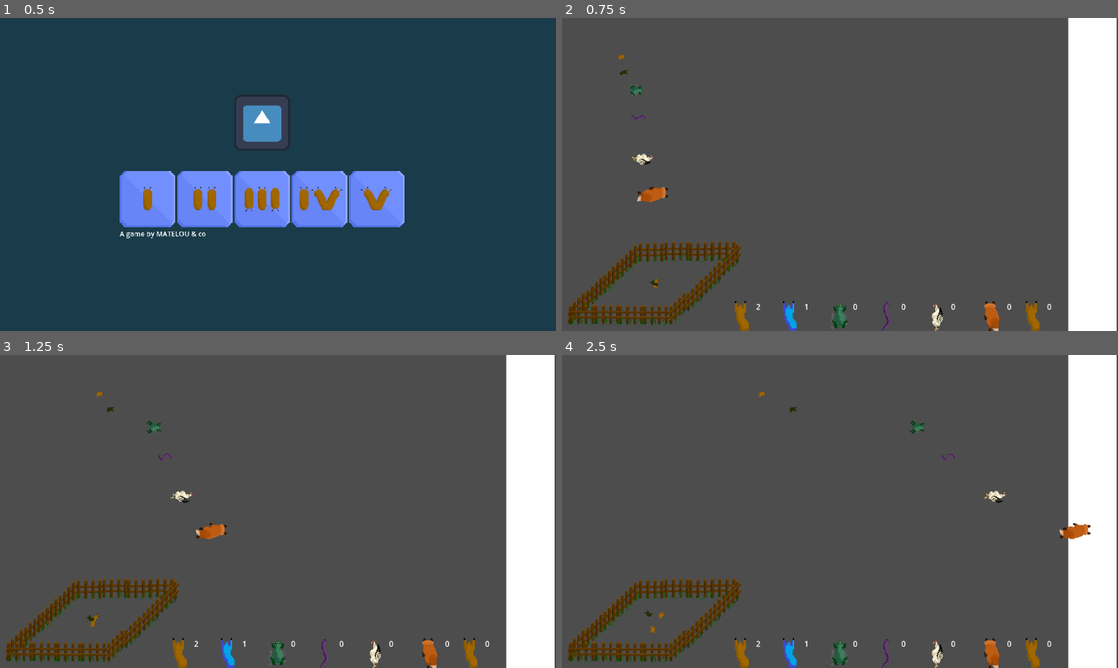
Above: before the commit, frames 1-4 (two rows, left to right).
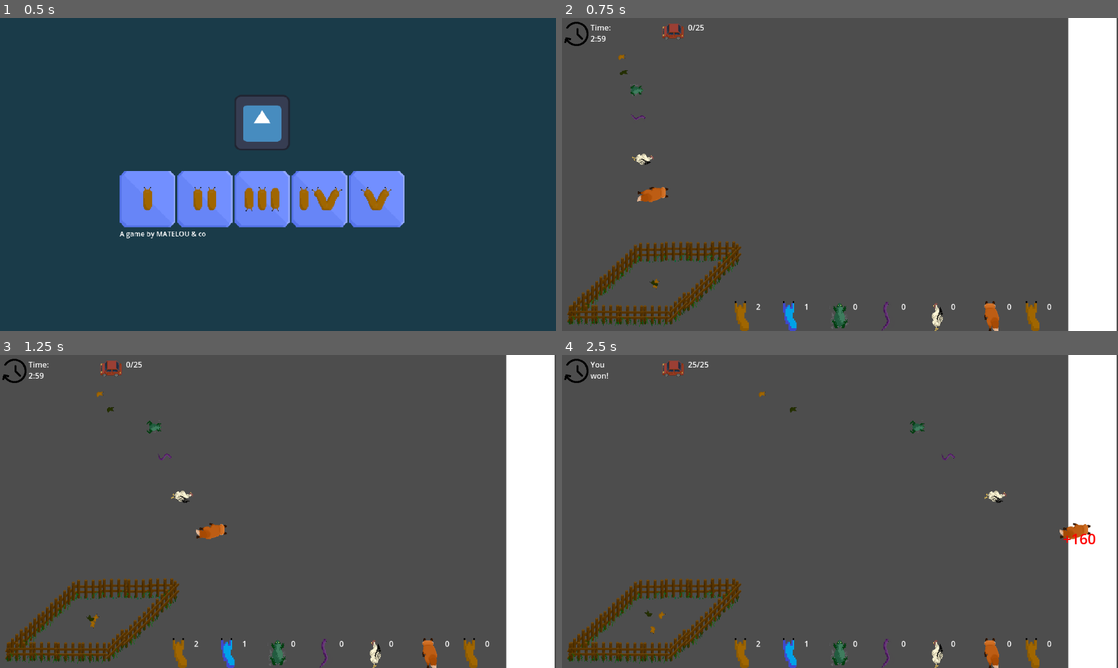
Above: after the commit, the same moments.

Repository: Skyepulse/LudumDare56
Game: Godot game, scene res://Level Scenes/control.tscn
The game is run twice, just before and just after one commit, with the same random seed, the same clock (stepped at 60 frames per second) and the same inputs. The engine's default icon, where the game draws it, is replaced by a stand-in: a white triangle on a blue panel in a dark square.
Inputs (mouse positions are in pixels of both pictures, inside the frame that each line leads up to):
- Up to frame 1 (0.5 s): no input
- Up to frame 2 (0.75 s): click (712, 199) at 0.5 s
- Up to frame 3 (1.25 s): no input
- Up to frame 4 (2.5 s): move the mouse to (662, 395) at 1.27 s; click (662, 395) at 1.42 s; move the mouse to (662, 617) at 2.02 s; click (662, 617) at 2.17 s

Frame 1 is identical in both runs. In frame 2, 0.3% of the frame differs, in the area x 0-26%, y 1-9%; in frame 3, 0.3%; in frame 4, 0.4%, in the area x 0-96%, y 1-61%.

Commit message:
Added info UI

Diff:
--- a/Level Scenes/Level1.tscn
+++ b/Level Scenes/Level1.tscn
@@ -9,8 +9,12 @@
 [ext_resource type="PackedScene" uid="uid://b0llnbyisa1qf" path="res://Level Scenes/fox.tscn" id="7_qh2pp"]
 [ext_resource type="PackedScene" uid="uid://2r5lcd8ragky" path="res://Level Scenes/better_slug.tscn" id="9_73wku"]
 [ext_resource type="PackedScene" uid="uid://ca16fr3xs2hdg" path="res://PrefabScenes/stack_control_ui.tscn" id="9_oglhl"]
+[ext_resource type="PackedScene" uid="uid://c61p5l12878sx" path="res://PrefabScenes/level_info_ui.tscn" id="10_mbc1y"]
 
-[node name="Level2" type="Node2D"]
+[node name="Level" type="Node2D"]
+
+[node name="Camera2D" type="Camera2D" parent="."]
+position = Vector2(579, 325)
 
 [node name="Slug" parent="." instance=ExtResource("1_qi1dv")]
 position = Vector2(98, 83)
@@ -32,13 +36,6 @@
 position = Vector2(108, 362)
 state = 2
 
-[node name="Camera2D" type="Camera2D" parent="."]
-position = Vector2(579, 325)
-
-[node name="CanvasLayer" type="CanvasLayer" parent="."]
-
-[node name="stack_control_ui" parent="CanvasLayer" instance=ExtResource("9_oglhl")]
-
 [node name="betterSlug" parent="." instance=ExtResource("9_73wku")]
 position = Vector2(98, 115)
 state = 2
@@ -50,3 +47,9 @@
 [node name="chicken" parent="." instance=ExtResource("6_uv3y2")]
 position = Vector2(103, 294)
 state = 2
+
+[node name="CanvasLayer" type="CanvasLayer" parent="."]
+
+[node name="stack_control_ui" parent="CanvasLayer" instance=ExtResource("9_oglhl")]
+
+[node name="level_info_ui" parent="CanvasLayer" instance=ExtResource("10_mbc1y")]
--- /dev/null
+++ b/PrefabScenes/level_info_ui.tscn
@@ -0,0 +1,77 @@
+[gd_scene load_steps=4 format=3 uid="uid://c61p5l12878sx"]
+
+[ext_resource type="Texture2D" uid="uid://o8u0imqa1b3k" path="res://Sprites/clock.svg" id="1_6g13l"]
+[ext_resource type="Script" path="res://Scripts/level_info_ui.gd" id="1_qlppt"]
+[ext_resource type="Texture2D" uid="uid://cvqvooamd33yw" path="res://Sprites/carred1.png" id="2_wrat0"]
+
+[node name="level_info_ui" type="Control"]
+layout_mode = 3
+anchors_preset = 15
+anchor_right = 1.0
+anchor_bottom = 1.0
+offset_left = 5.0
+offset_top = 8.0
+offset_right = 5.0
+offset_bottom = 8.0
+grow_horizontal = 2
+grow_vertical = 2
+mouse_filter = 1
+script = ExtResource("1_qlppt")
+
+[node name="Control" type="Control" parent="."]
+custom_minimum_size = Vector2(0, 50)
+layout_mode = 1
+anchors_preset = 10
+anchor_right = 1.0
+grow_horizontal = 2
+mouse_filter = 1
+
+[node name="Control" type="Control" parent="Control"]
+custom_minimum_size = Vector2(300, 0)
+layout_mode = 1
+anchors_preset = 9
+anchor_bottom = 1.0
+grow_vertical = 2
+mouse_filter = 1
+
+[node name="HBoxContainer" type="HBoxContainer" parent="Control/Control"]
+layout_mode = 1
+anchors_preset = 15
+anchor_right = 1.0
+anchor_bottom = 1.0
+grow_horizontal = 2
+grow_vertical = 2
+
+[node name="Time" type="HBoxContainer" parent="Control/Control/HBoxContainer"]
+layout_mode = 2
+size_flags_horizontal = 3
+
+[node name="TextureRect" type="TextureRect" parent="Control/Control/HBoxContainer/Time"]
+layout_mode = 2
+size_flags_horizontal = 3
+texture = ExtResource("1_6g13l")
+expand_mode = 2
+
+[node name="RichTextLabel" type="RichTextLabel" parent="Control/Control/HBoxContainer/Time"]
+layout_mode = 2
+size_flags_horizontal = 3
+text = "00:00"
+
+[node name="Control" type="Control" parent="Control/Control/HBoxContainer"]
+layout_mode = 2
+size_flags_horizontal = 3
+
+[node name="Points" type="HBoxContainer" parent="Control/Control/HBoxContainer"]
+layout_mode = 2
+size_flags_horizontal = 3
+
+[node name="TextureRect" type="TextureRect" parent="Control/Control/HBoxContainer/Points"]
+layout_mode = 2
+size_flags_horizontal = 3
+texture = ExtResource("2_wrat0")
+expand_mode = 2
+
+[node name="RichTextLabel" type="RichTextLabel" parent="Control/Control/HBoxContainer/Points"]
+layout_mode = 2
+size_flags_horizontal = 3
+text = "0"
--- a/Scripts/animal.gd
+++ b/Scripts/animal.gd
@@ -76,3 +76,31 @@
 		state = AnimalState.STACKED
 	else:
 		state = AnimalState.CROSSING
+
+#===============Floating Label=====================#
+func spawn_floating_label(value: int, spawn_point: Vector2):
+	var label = Label.new()
+
+	label.text = "+%d" % value
+	label.add_theme_color_override("font_color", Color(1, 0, 0))
+	label.add_theme_font_size_override("font_size", 30)
+
+
+	label.position = spawn_point
+	label.rotation = 0
+
+	get_tree().get_root().get_node("Level").add_child(label)
+
+	tween_floating_text(label)
+
+	queue_free_delayed(label, 1.5)
+
+func tween_floating_text(label: Label):
+	var tween = create_tween()
+	# Animate the label moving upwards by 50 units in 1.5 seconds
+	tween.tween_property(label, "position:y", self.position.y - 50, 1.5)
+	tween.tween_property(label, "modulate:a", 0, 1.5)  # Fade out
+
+func queue_free_delayed(label: Label, seconds: float):
+	await get_tree().create_timer(seconds).timeout
+	label.queue_free()
--- /dev/null
+++ b/Scripts/level_info_ui.gd
@@ -0,0 +1,28 @@
+extends Control
+
+
+@onready var time_label: RichTextLabel = $Control/Control/HBoxContainer/Time/RichTextLabel
+@onready var points_label: RichTextLabel = $Control/Control/HBoxContainer/Points/RichTextLabel
+
+func _ready():
+	time_label.add_theme_font_size_override("font_size", 24)
+	points_label.add_theme_font_size_override("font_size", 24)
+
+func _process(_delta: float):
+	if WinningLine.instance != null:
+		update_labels()
+
+func update_labels():
+	if WinningLine.instance.get_game_state() == WinningLine.GameState.WIN:
+		time_label.text = "You won!"
+		points_label.text = "%d/%d" % [WinningLine.instance.total_needed_points, WinningLine.instance.total_needed_points]
+		return
+	elif WinningLine.instance.get_game_state() == WinningLine.GameState.LOSE:
+		time_label.text = "You lost!"
+		points_label.text = "%d/%d" % [min(WinningLine.instance.total_current_points, WinningLine.instance.total_needed_points), WinningLine.instance.total_needed_points]
+		return
+	var timeLeft = WinningLine.instance.time_left
+	var minutes = int(timeLeft / 60)
+	var seconds = int(int(timeLeft) % 60)
+	time_label.text = "Time: %d:%02d" % [minutes, seconds]
+	points_label.text = "%d/%d" % [min(WinningLine.instance.total_current_points, WinningLine.instance.total_needed_points), WinningLine.instance.total_needed_points]
--- a/Scripts/winningLine.gd
+++ b/Scripts/winningLine.gd
@@ -65,13 +65,14 @@
 
 func on_body_entered(body: Node):
     if body is Animal:
-        add_points((body as Animal).type)
+        add_points((body as Animal))
         emit_signal("points_added")
 
-func add_points(animal_type: Animal.AnimalType):
+func add_points(animal: Animal):
     if has_won or has_lost:
         return
-    total_current_points += points[animal_type]
+    total_current_points += points[animal.type]
+    animal.spawn_floating_label(points[animal.type], animal.position)
     check_win()
 
 func check_win():
@@ -87,17 +88,20 @@
         emit_signal("lose")
 
 func debug_points():
-    print("Total points: ", total_current_points)
-    print("Time left: ", time_left)
-    print("Has won: ", has_won)
-    print("Total needed points: ", total_needed_points)
-    print("Time to win: ", time_to_win)
+    pass
+    #print("Total points: ", total_current_points)
+    #print("Time left: ", time_left)
+    #print("Has won: ", has_won)
+    #print("Total needed points: ", total_needed_points)
+    #print("Time to win: ", time_to_win)
 
 func debug_loser():
-    print("You lost!")
+    #print("You lost!")
+    pass
 
 func debug_winner():
-    print("You won!")
+    #print("You won!")
+    pass
 
 func get_game_state() -> GameState:
     if has_won:
--- /dev/null
+++ b/Sprites/clock.svg
@@ -0,0 +1,16 @@
+<?xml version="1.0" encoding="iso-8859-1"?>
+<!-- Uploaded to: SVG Repo, www.svgrepo.com, Generator: SVG Repo Mixer Tools -->
+<svg fill="#000000" height="800px" width="800px" version="1.1" id="Capa_1" xmlns="http://www.w3.org/2000/svg" xmlns:xlink="http://www.w3.org/1999/xlink"
+	 viewBox="0 0 488.898 488.898" xml:space="preserve">
+<g>
+	<g>
+		<path d="M487.247,218.699c-17.9-168.2-171.6-228.2-269.4-217.5c-72.9,8-137.3,47.9-177.9,109.2c-6.2,9.4-4.2,21.8,5.2,28.1
+			s21.8,3.1,28.1-6.2c34.3-51,88.4-84.3,148.8-90.5c103.6-10.7,203.6,52.4,224.7,181c15.5,94.4-58.6,212.6-181,224.7
+			c-74.6,7.4-147.3-25.9-189.4-86.5l38.5,8.5c10.4,2.1,21.8-4.2,23.9-15.6c2.1-10.4-4.2-21.8-15.6-23.9l-81.1-17.7
+			c-5.2-1-22-0.4-25,15.6l-16.6,82.2c-2.1,10.4,4.2,21.8,15.6,23.9c13,1.1,21.8-6.2,23.9-16.6l6.2-28.2
+			c79.5,111.3,215.3,99.8,223.7,99C400.047,475.399,503.047,366.099,487.247,218.699z"/>
+		<path d="M260.447,129.199c-11.4,0-20.8,9.4-20.8,20.8v94.7c0,5.2,2.1,10.4,6.2,14.6l94.7,94.7c12.2,11.6,25,4.2,30.2,1
+			c8.3-8.3,8.3-20.8,0-29.1l-89.5-89.5v-86.3C281.347,138.599,271.947,129.199,260.447,129.199z"/>
+	</g>
+</g>
+</svg>
Not shown: 1 places in Level Scenes/Level1.tscn that only renumber resources
Not shown, added: Sprites/clock.svg.import
